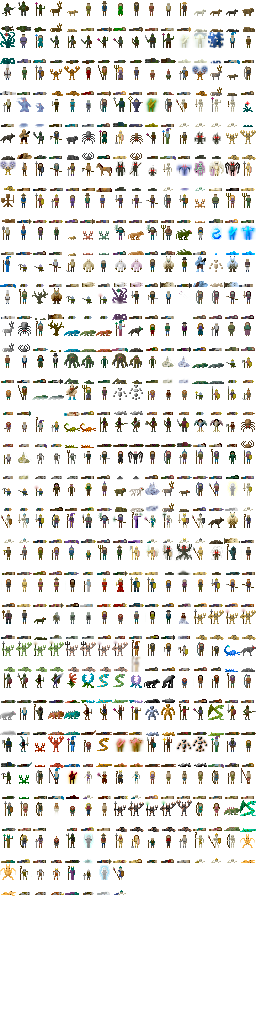
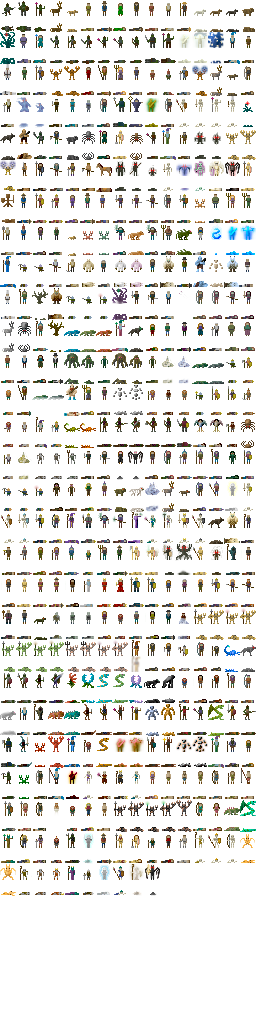
The second w=256, h=1024 image is a revision of the first. Changes to its layers:
painted on "Background" over [128, 546, 171, 896]
